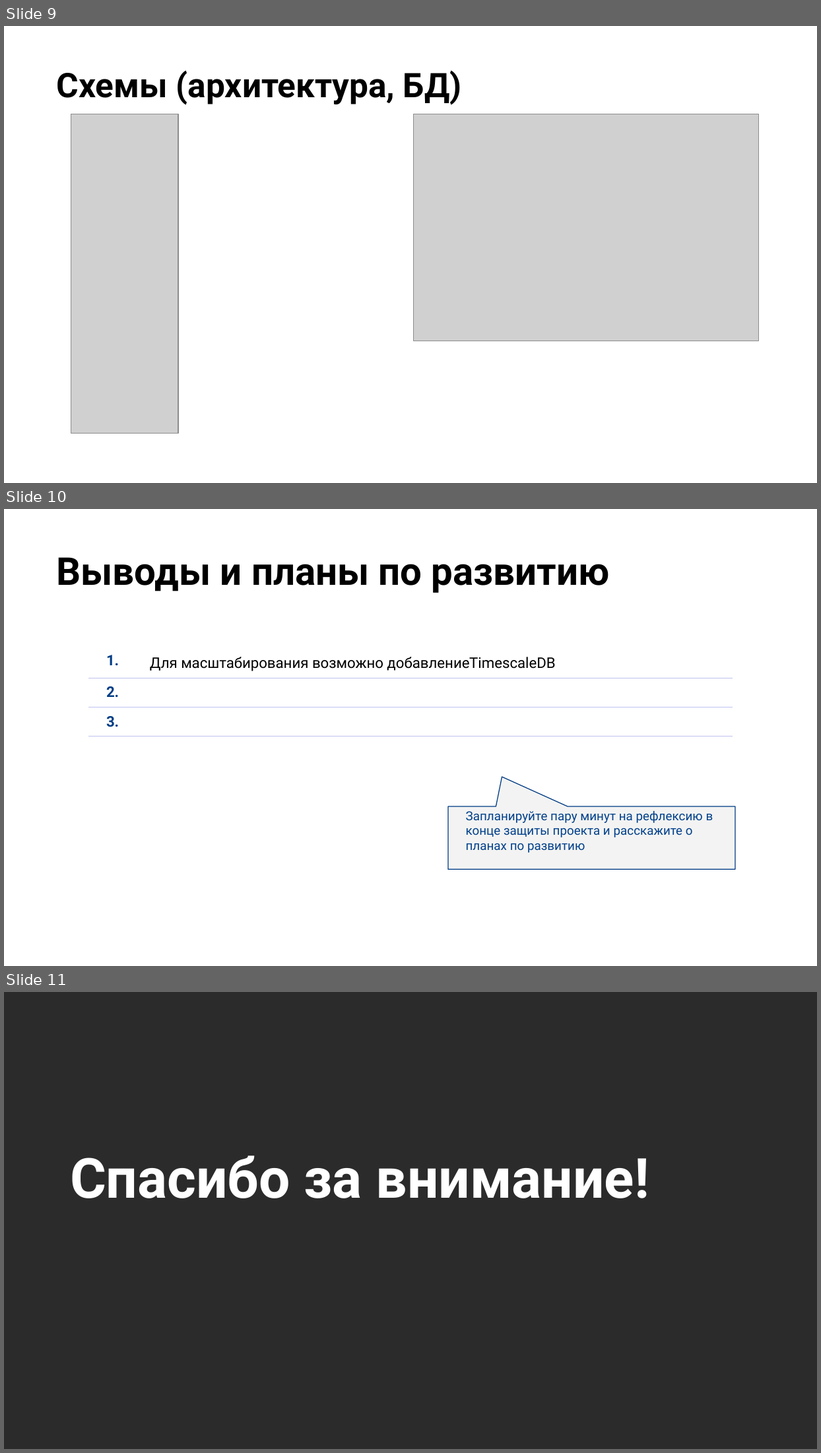
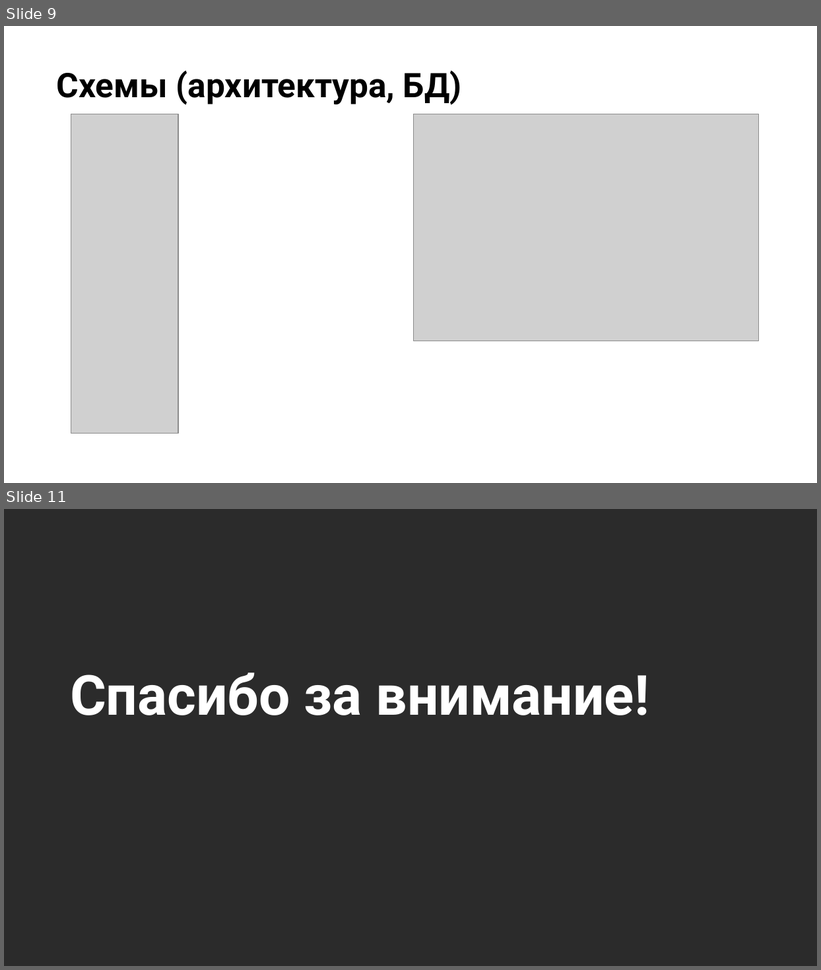
Before and after one commit to pssukhotyu/otus, a slide deck: project/Презентация.pptx. Shown one above the other, each under a label of ours: slides 9, 10 and 11 before the commit, slides 9 and 11 after it; the slides between them are not shown. The pictures are 821x1453 and 821x970 pixels, drawn with LibreOffice and Linux fonts; fonts in the diff are those of the drawing; grey boxes stand for pictures; background and template pictures are left out; a plain dark background stands for a picture behind light text. Boxes give left, top, right and bottom in pixels: in the first picture for what was removed or moved away, otherwise in the second. Text is boxed around its words. In the diff, an @@ line names an element or a change of style, - is before the commit and + after.

Commit message:
Финальный проект. Презентация

```diff
--- a/project/Презентация.pptx
+++ b/project/Презентация.pptx
@@ slide 10 removed at box(4, 509, 817, 966), background picture (left out) @@
@@ title removed at box(57, 557, 609, 593) @@
-Выводы и планы по развитию
@@ table removed at box(88, 646, 733, 743), 3 rows, 2 columns @@
-1. | Для масштабирования возможно добавлениеTimescaleDB
-2. | 
-3. | 
@@ speech box removed at box(448, 807, 735, 869) @@
-Запланируйте пару минут на рефлексию в конце защиты проекта и расскажите о планах по развитию
```
Also in this commit, not shown: 1 slide changed, 1 slide added, 7 other slides removed, 3 other files.
